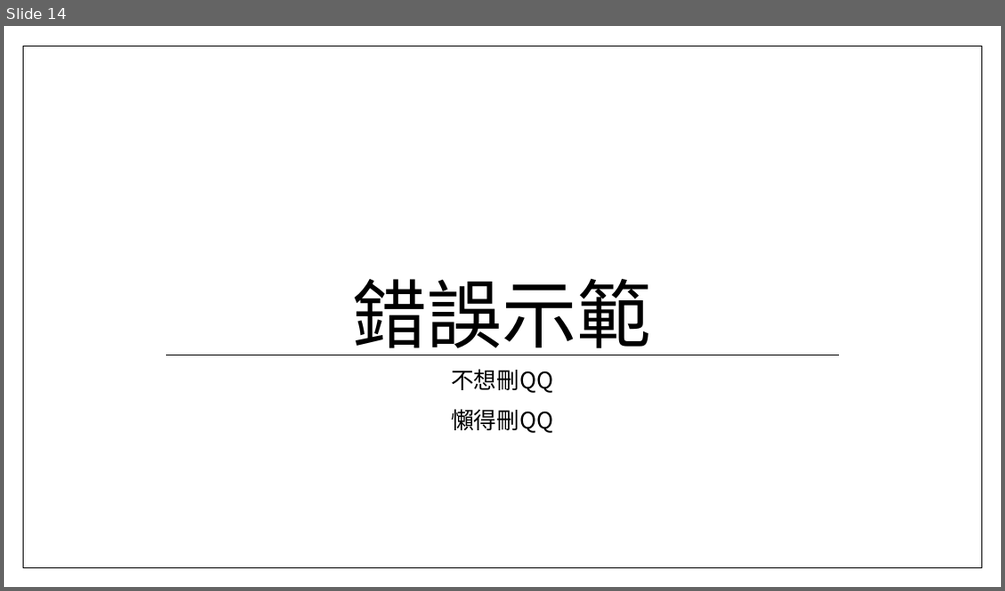
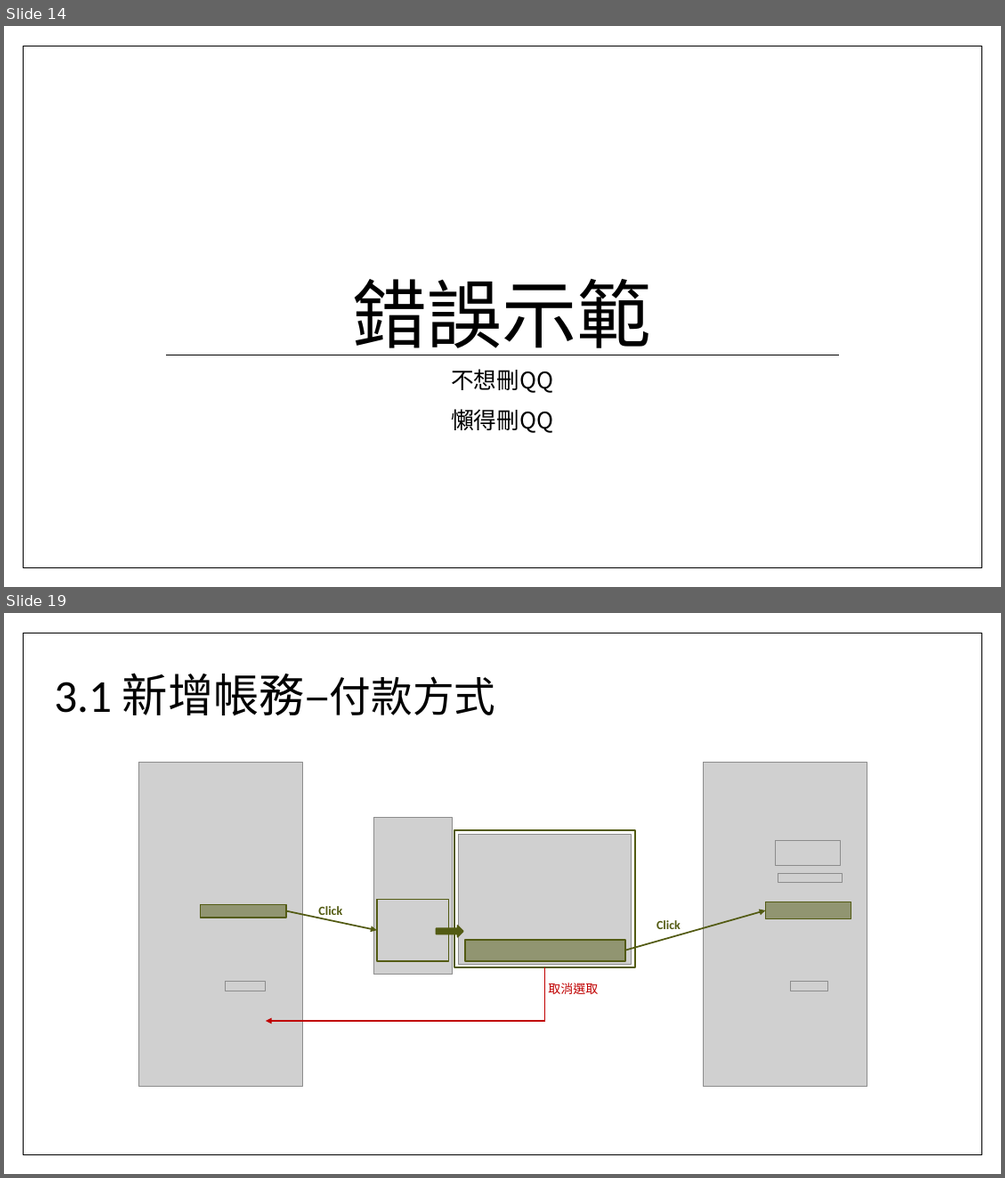
Before and after one commit to TzuHua0706/wk6, a slide deck: UX framework for MoneyCare.pptx. Shown one above the other, each under a label of ours: slide 14 before the commit, slides 14 and 19 after it; the slides between them are not shown. The pictures are 1005x591 and 1005x1178 pixels, drawn with LibreOffice and Linux fonts; fonts in the diff are those of the drawing; grey boxes stand for pictures; background and template pictures are left out. Boxes give left, top, right and bottom in pixels: in the first picture for what was removed or moved away, otherwise in the second. Text is boxed around its words. In the diff, an @@ line names an element or a change of style, - is before the commit and + after.

```diff
--- a/UX framework for MoneyCare.pptx
+++ b/UX framework for MoneyCare.pptx
@@ slide 19 added at box(4, 613, 1001, 1174), background picture (left out); not listed: 1 template element that a slide beside it also shows @@
@@ text added at box(54, 673, 496, 716), 44 pt, text #000000 @@
+3.1 新增帳務–付款方式
@@ picture added at box(138, 763, 301, 1086) @@
@@ picture added at box(373, 818, 453, 974) @@
@@ rectangle added at box(454, 831, 635, 967), outline #535C14 1.5 pt @@
@@ picture added at box(459, 835, 631, 965) @@
@@ rectangle added at box(200, 905, 286, 917), fill #535C14 at 50% opacity, outline #535C14 1.5 pt @@
@@ text added at box(318, 906, 342, 918), 12 pt, text #535C14, bold @@
+Click
@@ rectangle added at box(377, 900, 449, 962), outline #535C14 1.5 pt @@
@@ rectangle added at box(765, 901, 850, 919), fill #535C14 at 50% opacity, outline #535C14 1.5 pt @@
@@ arrow added from (286, 910) to (377, 930), #535C14 1.5 pt @@
@@ right arrow added at box(437, 925, 463, 937), fill #535C14, outline #535C14 1.5 pt @@
@@ arrow added from (625, 950) to (765, 910), #535C14 1.5 pt @@
@@ text added at box(656, 920, 680, 929), 12 pt, text #535C14, bold @@
+Click
@@ rectangle added at box(465, 939, 625, 961), fill #535C14 at 50% opacity, outline #535C14 1.5 pt @@
@@ picture added at box(226, 981, 265, 990) @@
@@ line added from (544, 967) to (544, 1021), #C00000 1.5 pt @@
@@ text added at box(548, 982, 598, 994), 12 pt, text #C00000 @@
+取消選取
@@ group added at box(704, 763, 866, 1086): 4 pictures @@
@@ arrow added from (545, 1021) to (266, 1021), #C00000 1.5 pt @@
```
Also in this commit, not shown: 9 slides changed, 2 other slides added, 1 other file.
